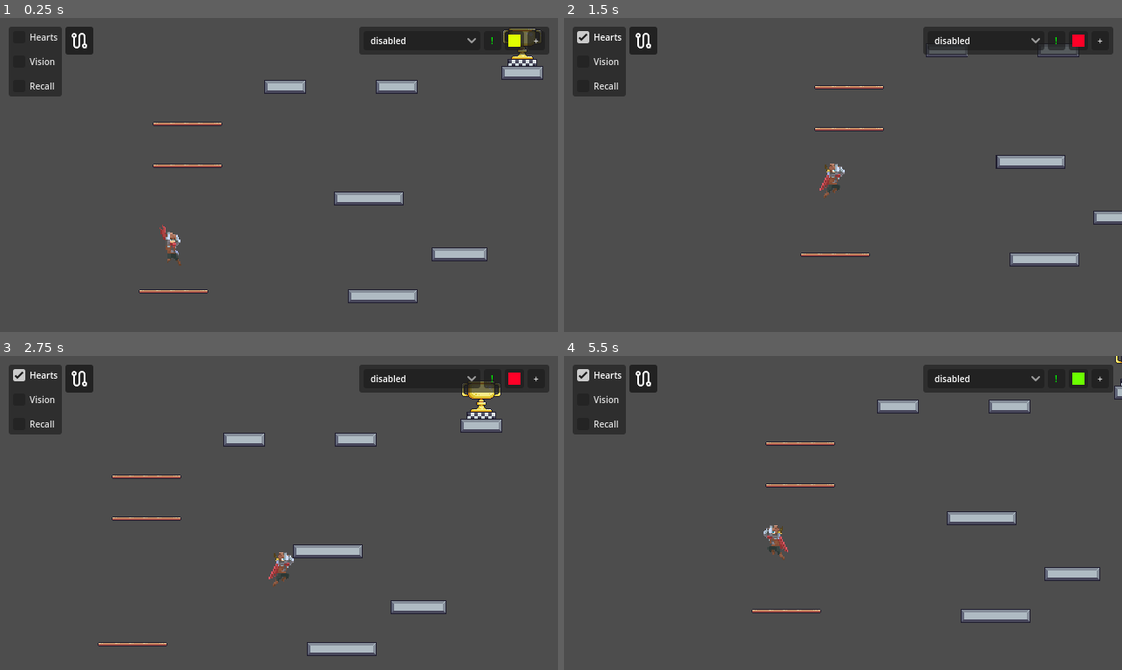
Above: before the commit, frames 1-4 (two rows, left to right).
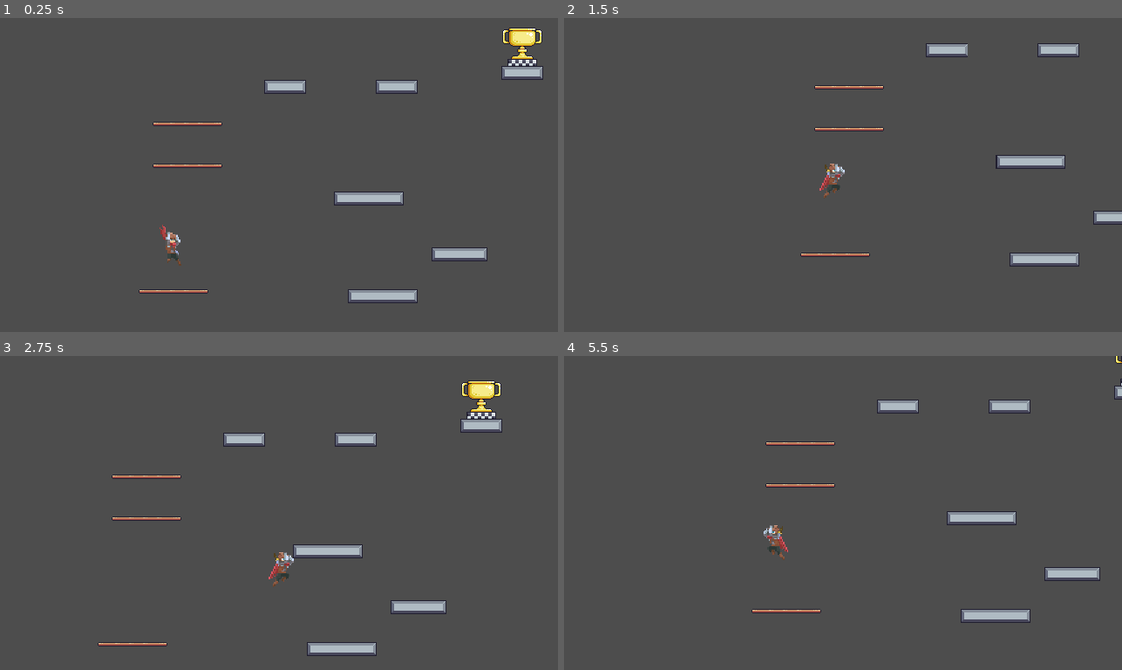
Above: after the commit, the same moments.

Repository: DeVelox/Niro
Game: Godot game, scene res://main.tscn
Same seed, same stepped clock (60 frames per second), same inputs: the game is played once before the commit and once after it.
Inputs (mouse positions are in pixels of both pictures, inside the frame that each line leads up to):
- Up to frame 1 (0.25 s): no input
- Up to frame 2 (1.5 s): hold D (right) 0.53-1.25 s; tap Space (jump) at 0.6, 0.77, 1.07 s; click (597, 36) at 1.25 s, where only the run before the commit has a clickable "Hearts"
- Up to frame 3 (2.75 s): hold D (right) from 2.03 s (still down); tap Shift (dash) at 2.1 s; tap Space (jump) at 2.27, 2.3, 2.57 s
- Up to frame 4 (5.5 s): release D (right) at 2.78 s; hold A (left) 2.78-3.53 s; tap F (interact) at 2.85, 5.1 s; tap Space (jump) at 3.05, 3.6, 3.77, 4.07, 4.52, 4.55, 4.82, 5.27, 5.3 s; hold D (right) 3.53-5.03 s; tap Shift (dash) at 4.35 s; tap F4 (debug) at 4.9 s; hold A (left) from 5.03 s (still down)

The runs differ from the first frame. In frame 1, 5.4% of the frame differs, in the area x 1-99%, y 2-25%; in frame 2, 5.4%; in frame 3, 5.4%; in frame 4, 5.5%.

Commit message:
Fixed debugger yelling about unused code

Diff:
--- a/player/player.gd
+++ b/player/player.gd
@@ -151,13 +151,13 @@
 func _wall_move() -> void:
 	velocity.y = FALL_CLAMP * WALL_CLAMP_MULTI
 	return
-	var motion: float = Input.get_axis("left", "right") * SPEED
-	if wall_hang_timer.is_stopped() and motion * wall_hang_direction < 0:
-		velocity.x = move_toward(velocity.x, motion, SPEED)
-		is_wall_hanging = false
-	else:
-		velocity.x = SPEED * wall_hang_direction
-	velocity.y = FALL_CLAMP * WALL_CLAMP_MULTI
+	#var motion: float = Input.get_axis("left", "right") * SPEED
+	#if wall_hang_timer.is_stopped() and motion * wall_hang_direction < 0:
+	#velocity.x = move_toward(velocity.x, motion, SPEED)
+	#is_wall_hanging = false
+	#else:
+	#velocity.x = SPEED * wall_hang_direction
+	#velocity.y = FALL_CLAMP * WALL_CLAMP_MULTI
 
 
 func _try_jump() -> bool:
@@ -226,14 +226,14 @@
 
 func _try_double_jump() -> bool:
 	return false
-	if Input.is_action_just_pressed("jump") and has_double_jump:
-		velocity.y = JUMP_VELOCITY
-		has_double_jump = false
-		is_double_jumping = true
-		effects.play("double_jump")
-		jump_sound.play()
-		return true
-	return false
+	#if Input.is_action_just_pressed("jump") and has_double_jump:
+	#velocity.y = JUMP_VELOCITY
+	#has_double_jump = false
+	#is_double_jumping = true
+	#effects.play("double_jump")
+	#jump_sound.play()
+	#return true
+	#return false
 
 
 func _try_crouch() -> bool:
@@ -303,6 +303,7 @@
 	if is_climbing:
 		if not (is_climbing_bottom or is_climbing_top):
 			is_climbing = false
+
 
 func _collision_update() -> void:
 	if is_crouching:
--- a/prefabs/debug.gd
+++ b/prefabs/debug.gd
@@ -9,6 +9,7 @@
 @onready var vision: CheckBox = %Vision
 @onready var recall: CheckBox = %Recall
 @onready var player: Player = get_parent()
+
 
 func _ready() -> void:
 	DataStore.debug_properties = _init_properties(owner.get_property_list())
--- a/prefabs/debug.tscn
+++ b/prefabs/debug.tscn
@@ -10,6 +10,7 @@
 default_font_size = 10
 
 [node name="Debug" type="CanvasLayer"]
+visible = false
 script = ExtResource("1_htl8g")
 
 [node name="MarginContainer" type="MarginContainer" parent="."]
--- a/prefabs/level_switcher.gd
+++ b/prefabs/level_switcher.gd
@@ -5,6 +5,7 @@
 
 func interact() -> void:
 	_switch_level()
+
 
 func _switch_level() -> void:
 	trophy.collision_layer = 0
